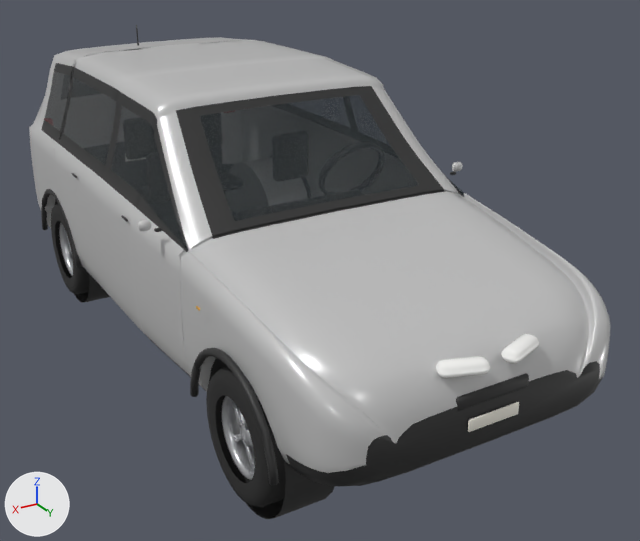
One commit to the glTF model godot/assets/vehicles/hatch_1.glb: the scene before it, then after it.
One viewpoint serves both versions: a 50 mm camera at (2.06, 4.03, 2.35) aimed at (-0.19, 0.28, 0.48). The axes (+X, +Y, +Z) are drawn at lower left. The lights are the same throughout. The older version comes first. Where no turn or scale is listed for an object, it has been applied to the vertices. Vertices at exactly the same position are counted once.

Names of what the first picture shows: 'body', 'wheel_1', 'wheel_3'.
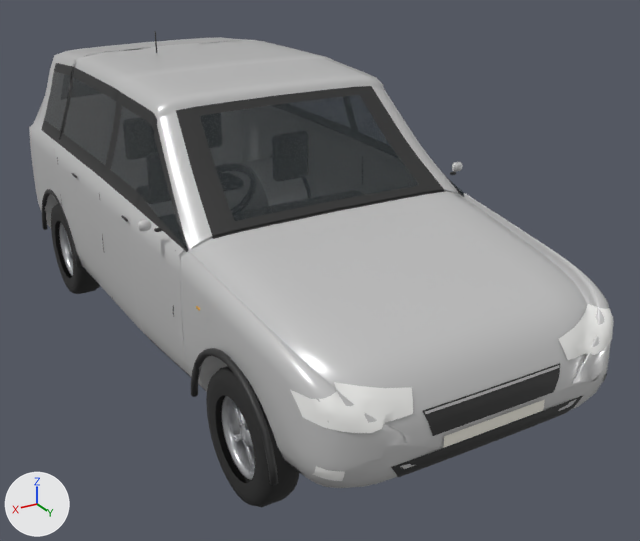
Location of each change, [x1, y1, x2, y2] in pixels of the pictures (640 x 541 px; the box of a moved part takes in the faces that stretch with it):
'body', reshaped (7% shorter): before [29, 25, 610, 519]; after [29, 31, 614, 488]
part 1 of me_shell, moved or reshaped: before [136, 25, 139, 46]; after [154, 31, 157, 53]
part 2 of me_shell, deleted: before [55, 200, 539, 432]
part 3 of me_shell, moved or reshaped: before [194, 211, 610, 519]; after [173, 211, 614, 484]
part 4 of me_shell, recoloured: [40, 209, 579, 486] in both

Edits to the bpy script that builds the scene:
```text
Add mat_chrome:
    mat_chrome = principled_material('chrome')
    mat_chrome.base_color = (0.9, 0.9, 0.9)  # white #f3f3f3
    mat_chrome.metallic = 1.0
    mat_chrome.roughness = 0.12
Change me_shell:
    used by ob_body; location = (0.0, 0.0, 0.0)
    remove me_shell.from_pydata(...)  # 8336 vertices, 16534 faces; spans x -0.89..0.89, y -1.87..1.91, z -0.06..1.61
    add me_shell.from_pydata(...)  # 7901 vertices, 15596 faces; spans x -0.89..0.89, y -1.87..1.89, z 0.23..1.61
    me_shell part 1: the loose piece of 8 vertices spanning x 0.2, y -1.2, z 1.49..1.61 is moved by (0.0, 0.3, 0.0)
    me_shell part 2: 11 loose pieces with 848 vertices, spanning x -0.74..0.74, y -1.87..1.91, z -0.06..0.98, are deleted
    me_shell part 3: 421 vertices moved from x -0.79..0.79, y 0.88..1.87, z 0.28..0.92 to x -0.79..0.79, y 0.89..1.87, z 0.28..0.92; 208 vertices removed from x -0.79..0.79, y 0.87..1.87, z -0.06..0.92; 494 vertices added at x -0.8..0.8, y 0.62..1.89, z 0.26..0.93
    me_shell part 4: 413 faces spanning x -0.79..0.79, y -1.86..1.87, z 0.24..0.74 switch from mat_trim (black #2c2c2c) to mat_paint (light grey #c8c8c8)
    other edits to the shape of me_shell do not show in these pictures
    add me_shell.materials.append(mat_chrome)  # white #f3f3f3
```
